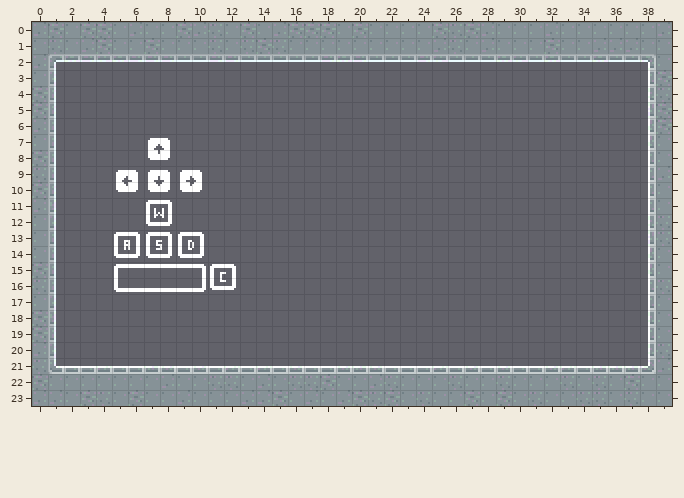
One commit to this Tiled map: assets/tiledmaps/main_menu_map.tmx. The first picture shows the starting point.
Cells are 8x8 px. Shown: x 0..39, y 0..23.
New version:
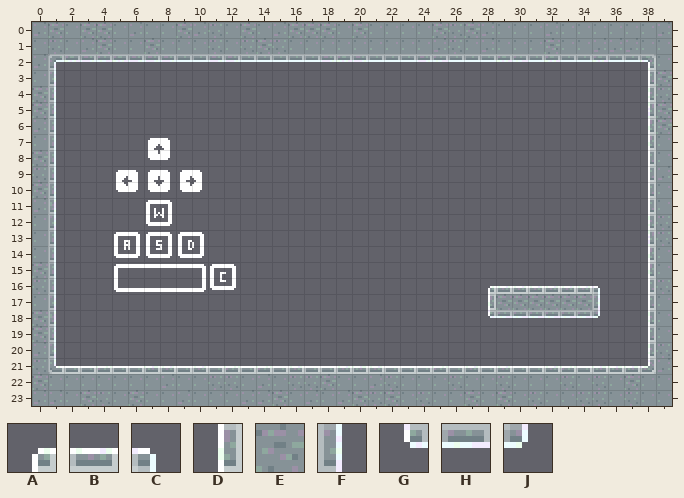
Key: from "panels": A 3, B 4, C 5, D 15, E 16, F 17, G 27, H 28, J 29.
_ is an empty cell.
Change:
Layer "Tile Layer 1":
There is now tile A in row 16 at x 28.
There is now tile B in row 16 at x 29 to 34.
There is now tile C in row 16 at x 35.
There is now tile D in row 17 at x 28.
There is now tile E in row 17 at x 29 to 34.
There is now tile F in row 17 at x 35.
There is now tile G in row 18 at x 28.
There is now tile H in row 18 at x 29 to 34.
There is now tile J in row 18 at x 35.
